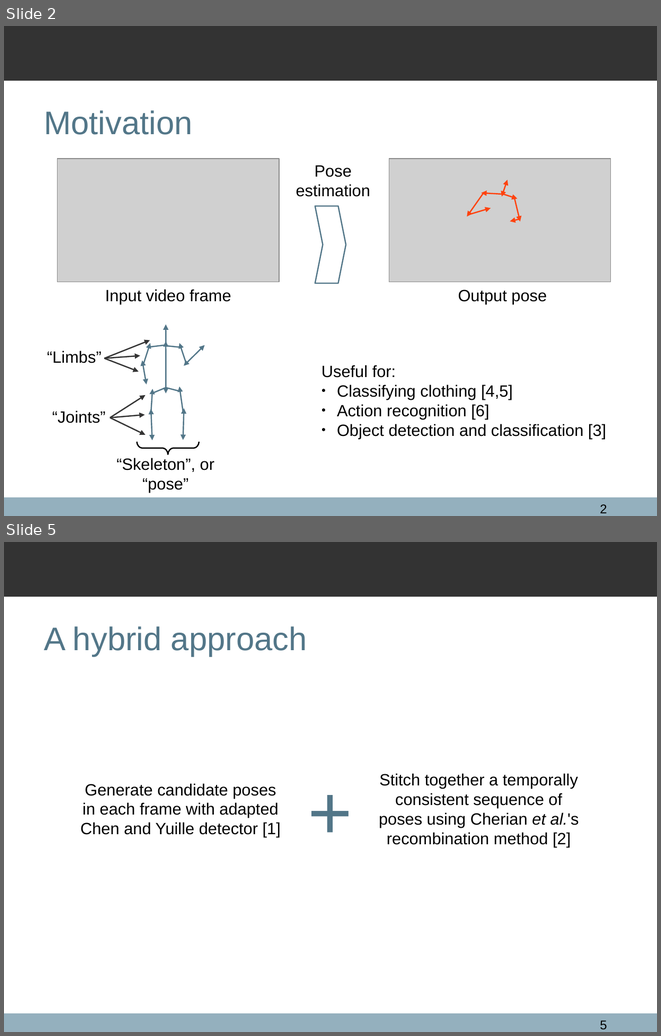
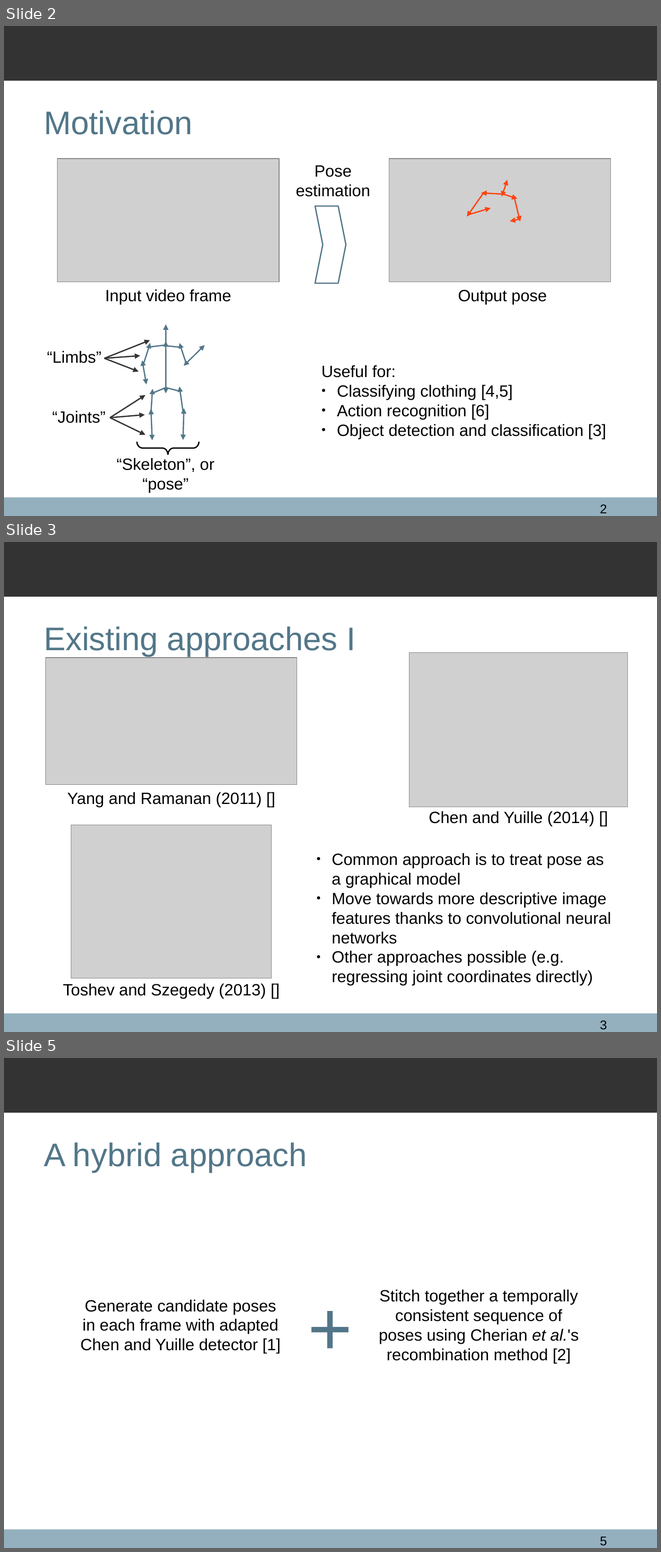
Before and after one commit to qxcv/comp2560, a slide deck: presentation/presentation.odp. Shown one above the other, each under a label of ours: slides 2 and 5 before the commit, slides 2, 3 and 5 after it; the slides between them are not shown. The pictures are 661x1036 and 661x1552 pixels, drawn with LibreOffice and Linux fonts; fonts in the diff are those of the drawing; grey boxes stand for pictures; background and template pictures are left out. Boxes give left, top, right and bottom in pixels: in the first picture for what was removed or moved away, otherwise in the second. Text is boxed around its words. In the diff, an @@ line names an element or a change of style, - is before the commit and + after.

Commit message:
More existing work

```diff
--- a/presentation/presentation.odp
+++ b/presentation/presentation.odp
@@ slide 3 added at <box>4,542,657,1032</box>, background #FFFFFF; not listed: 2 template elements that a slide beside it also shows @@
@@ title added at <box>44,626,356,656</box>, 36 pt, text #527688 @@
+Existing approaches I
@@ picture added at <box>409,652,628,806</box> @@
@@ picture added at <box>46,658,297,784</box> @@
@@ text added at <box>67,792,262,806</box>, 18 pt, text #000000 @@
+Yang and Ramanan (2011) []
@@ text added at <box>429,811,594,826</box>, 18 pt, text #000000 @@
+Chen and Yuille (2014) []
@@ picture added at <box>71,824,272,978</box> @@
@@ text added at <box>332,853,611,985</box>, 18 pt, text #000000 @@
+● Common approach is to treat pose as a graphical model
+● Move towards more descriptive image features thanks to convolutional neural networks
+● Other approaches possible (e.g. regressing joint coordinates directly)
@@ text added at <box>63,983,266,998</box>, 18 pt, text #000000 @@
+Toshev and Szegedy (2013) []
@@ page number added at <box>600,1020,607,1029</box>, 14 pt, text #000000 @@
+3
```
Also in this commit, not shown: 2 slides changed, 1 other slide added, 2 slides removed, 4 other files.
